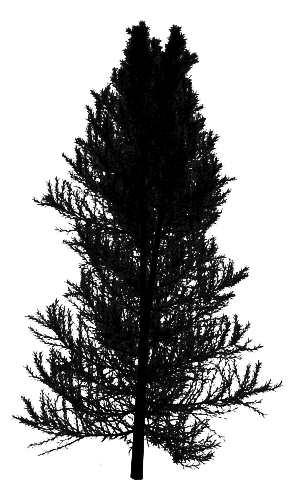
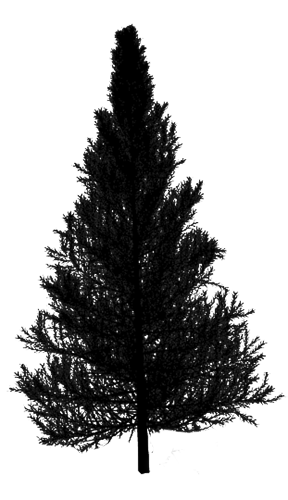
The second 288 x 500 image is a revision of the first. Changes to its layers:
hid "Layer 2" over [10,18,285,481]
showed "Layer 1 copy 2" over [6,23,288,475]
